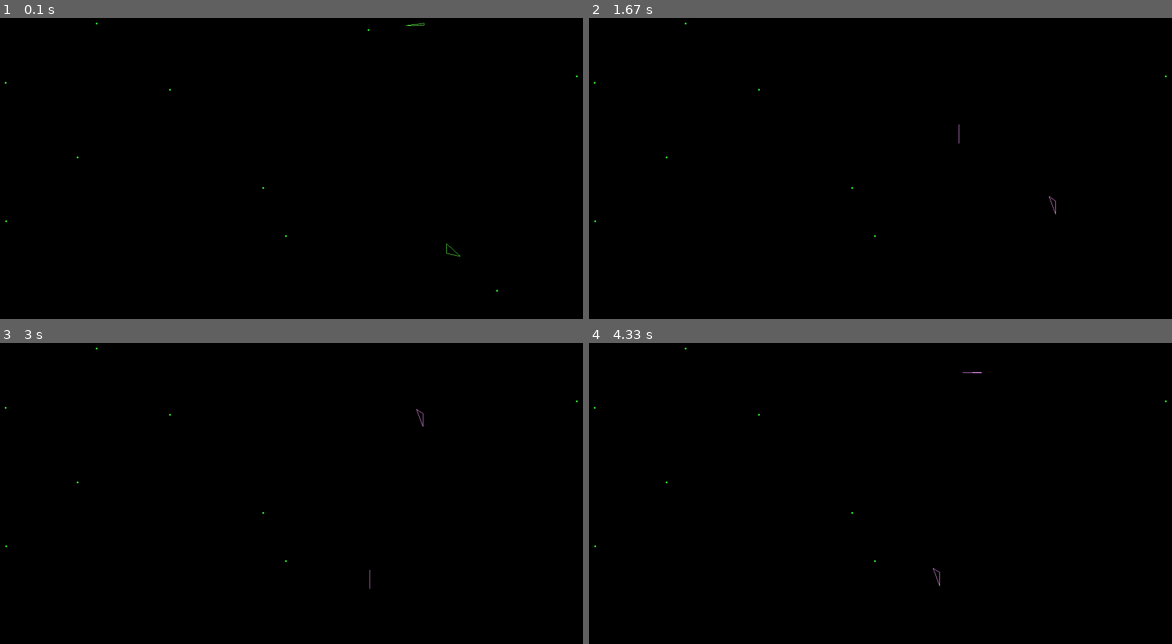
Above: before the commit, frames 1-4 (two rows, left to right).
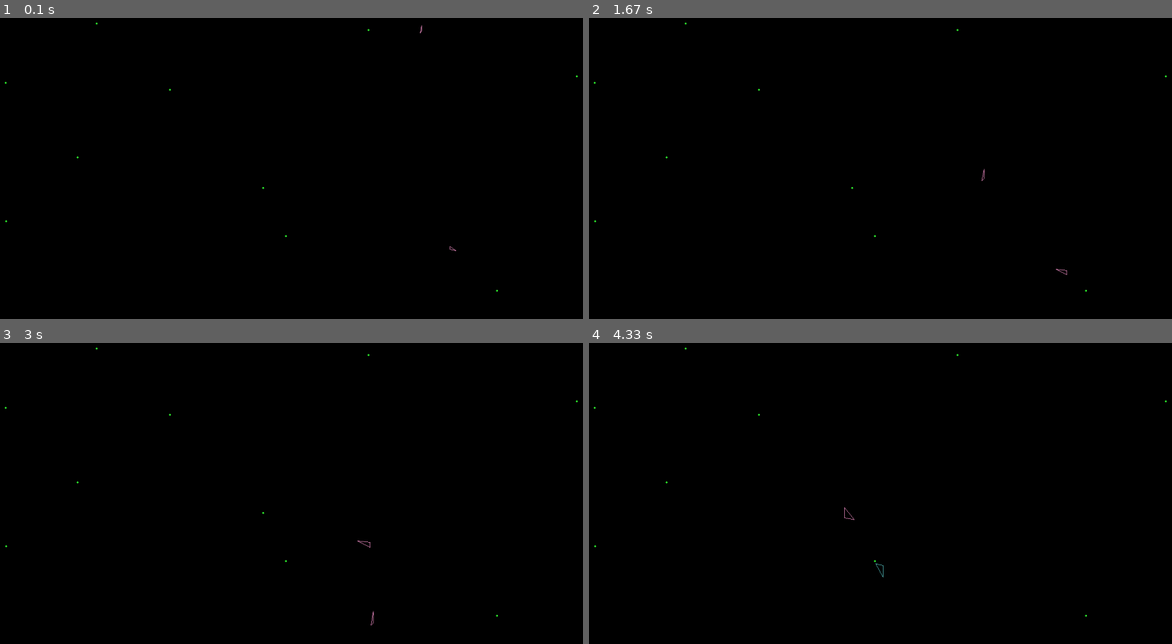
Above: after the commit, the same moments.

Repository: fallinbryan/pygame_visualizations
Game: pygame game, started from evol_eco.py
Same seed, same stepped clock (60 frames per second), same inputs: the game is played once before the commit and once after it.
Inputs:
- Up to frame 1 (0.1 s): no input
- Up to frame 2 (1.67 s): no input
- Up to frame 3 (3 s): no input
- Up to frame 4 (4.33 s): no input

The runs differ from the first frame. In frame 1, less than 0.1% of the frame differs, in the area x 69-80%, y 1-80%; in frame 2, less than 0.1%; in frame 3, less than 0.1%, in the area x 61-86%, y 3-94%; in frame 4, less than 0.1%.

Commit message:
creatures size a function of age and growth_rate energy consumption a function of growth rate add parameters: max_size, growth_rate

Diff:
--- a/evol_eco.py
+++ b/evol_eco.py
@@ -64,9 +64,9 @@
 
 
 class Creature(Physics):
-    color_map = {'wandering': (242, 145, 247),
-                 'seeking food': (91, 242, 67),
-                 'seeking mate': (255, 178, 178)}
+    color_map = {'wandering': [242, 145, 200],
+                 'seeking food': [91, 200, 67],
+                 'seeking mate': [255, 178, 178]}
     def __init__(self, surface, pos, dna):
         super().__init__()
         self.surface = surface
@@ -75,7 +75,9 @@
         self.energy = 500.0
         self.age = 1.0
         self.alive = True
-        self.sex = random.choice(['male', 'female'])
+        self.sex = random.choice([True, False])
+        self.max_size = 20
+        self.growth_rate = 1.0/30.0
         self.max_speed = 10
         self.prev_acc = Vector2D(0, 0)
         self.state = "wandering"
@@ -116,18 +118,26 @@
             self.velocity.set_magnitude(self.max_speed)
 
     def seek_nearest(self, targets):
+        x_max = self.surface.get_width()
+        y_max = self.surface.get_height()
         min_dist = 9999999
         target = targets[0]
         for _target in targets:
             if self.position.distance(_target.position) < min_dist:
                 if _target is not self:
-                    min_dist = self.position.distance(_target.position)
-                    target = _target
+                    try:
+                        if _target.sex == self.sex ^ True and _target.state == "seeking mate":
+                            min_dist = self.position.distance(_target.position)
+                            target = _target
+
+                    except:
+                        min_dist = self.position.distance(_target.position)
+                        target = _target
         self.target = target
         self.seek()
         found = None
 
-        if self.position.distance(self.target.position) < 20:
+        if self.position.distance(self.target.position) < 20 and target is not self:
             found = target
 
         return found
@@ -159,16 +169,16 @@
             self.alive = False
 
         if self.alive:
-            self.energy -= 1
+            self.energy -= math.exp(self.growth_rate) / (math.exp(self.growth_rate) + 1) * 2.5
             self.age += 1
 
-            if self.energy < 500 and len(environment['food']) > 0:
+            if self.energy < 400 and len(environment['food']) > 0:
                 self.state = "seeking food"
                 found = self.seek_nearest(environment['food'])
                 if found:
                     self.eat_food(found)
 
-            elif self.age > 100 and self.energy > 500:
+            elif self.age > 100 and self.energy > 400:
                 self.state = "seeking mate"
                 found = self.seek_nearest(environment['creatures'])
                 if found:
@@ -177,6 +187,9 @@
                         return_objects.append(self.breed(found.dna))
 
                         self.alive = False
+                else:
+                    pass
+
             else:
                 self.state = 'wandering'
                 self.wander()
@@ -186,18 +199,17 @@
 
     def draw(self):
         color = self.color_map[self.state]
-        # if self.sex == "male":
-        #     color = (150, 150, 255)
-        # else:
-        #     color = (255, 150, 150)
+        if self.sex:
+            color[2] = 200
+        else:
+            color[2] = 50
+        size = self.max_size * (math.exp(self.age*self.growth_rate) / (math.exp(self.age*self.growth_rate) + 1))
         pointlist = []
-        pointlist.append((int(self.position.x + 25*math.cos(self.velocity.getTheta())), int(self.position.y + 25*math.sin(self.velocity.getTheta()))))
-        pointlist.append((int(self.position.x - 15*math.cos(self.velocity.getTheta())), int(self.position.y - 15*math.sin(self.velocity.getTheta()))))
-        pointlist.append((int(self.position.x - 15*math.cos(self.velocity.getTheta())), int(self.position.y + 15*math.sin(self.velocity.getTheta()))))
+        pointlist.append((int(self.position.x + size*math.cos(self.velocity.getTheta())), int(self.position.y + size*math.sin(self.velocity.getTheta()))))
+        pointlist.append((int(self.position.x - (size-5)*math.cos(self.velocity.getTheta())), int(self.position.y - (size-5)*math.sin(self.velocity.getTheta()))))
+        pointlist.append((int(self.position.x - (size-5)*math.cos(self.velocity.getTheta())), int(self.position.y + (size-5)*math.sin(self.velocity.getTheta()))))
         pg.draw.polygon(self.surface, color, pointlist, 1)
 
-        # if self.target:
-        #     pg.draw.line(self.surface, color, self.position(), self.target.position(), 1)
 
 class Food(object):
     def __init__(self, x, y, energy=None):
@@ -208,6 +220,7 @@
             self.energy = 100
         self.eaten = False
 
+
 if __name__ == '__main__':
     if 'win' in sys.platform:
         try:
@@ -228,17 +241,12 @@
 
     environment = {"food": [Food(random.randrange(0, WIDTH), random.randrange(0, HEIGHT)) for _ in range(10)],
                    "creatures": [Creature(canvas, Vector2D(random.randrange(0, WIDTH), random.randrange(0, HEIGHT)), DNA()) for _ in range(2)]}
-    #
-    # environment = {"food": [Food(WIDTH/2, HEIGHT/2) for _ in range(1)],
-    #                "creatures": [
-    #                    Creature(canvas, Vector2D(random.randrange(0, WIDTH), random.randrange(0, HEIGHT)), DNA()) for _
-    #                    in range(10)]}
 
     class Target:
         def __init__(self):
             self.position = Vector2D(0,0)
         def move(self, arg):
-            self.position = Vector2D(arg[0],arg[1])
+            self.position = Vector2D(arg[0], arg[1])
     target = Target()
     creature = Creature(canvas, Vector2D(WIDTH/2, HEIGHT/2), DNA())
     compass = Compass(canvas, Vector2D(WIDTH*0.1, HEIGHT*0.1), 'Creature Heading')
@@ -283,12 +291,12 @@
                 creature.alive = False
             if creature.alive:
                 new_creatures = creature.C_update(environment)
-                creature.draw();
+                creature.draw()
                 if new_creatures:
                         environment["creatures"] += new_creatures
 
             else:
-                environment['food'].append(Food(creature.position.x, creature.position.y, 200))
+                environment['food'].append(Food(creature.position.x, creature.position.y, 500))
                 environment['creatures'].pop(environment['creatures'].index(creature))
 
         # target.move(pg.mouse.get_pos())
--- a/graph_functions.py
+++ b/graph_functions.py
@@ -69,7 +69,9 @@
     x = -(disp_w/2)
     while x < disp_w:
         try:
-            y = sin(x**2)
+            # This is the Function that gets graphed
+            gr = 1.0 / 2.0
+            y = (exp(exp(2.0/x)) / (exp(exp(2.0/x)) + 1))
             points.append((int(x * scale) + x_offset, int(y * -scale) + y_offset))
         except:
             pass
